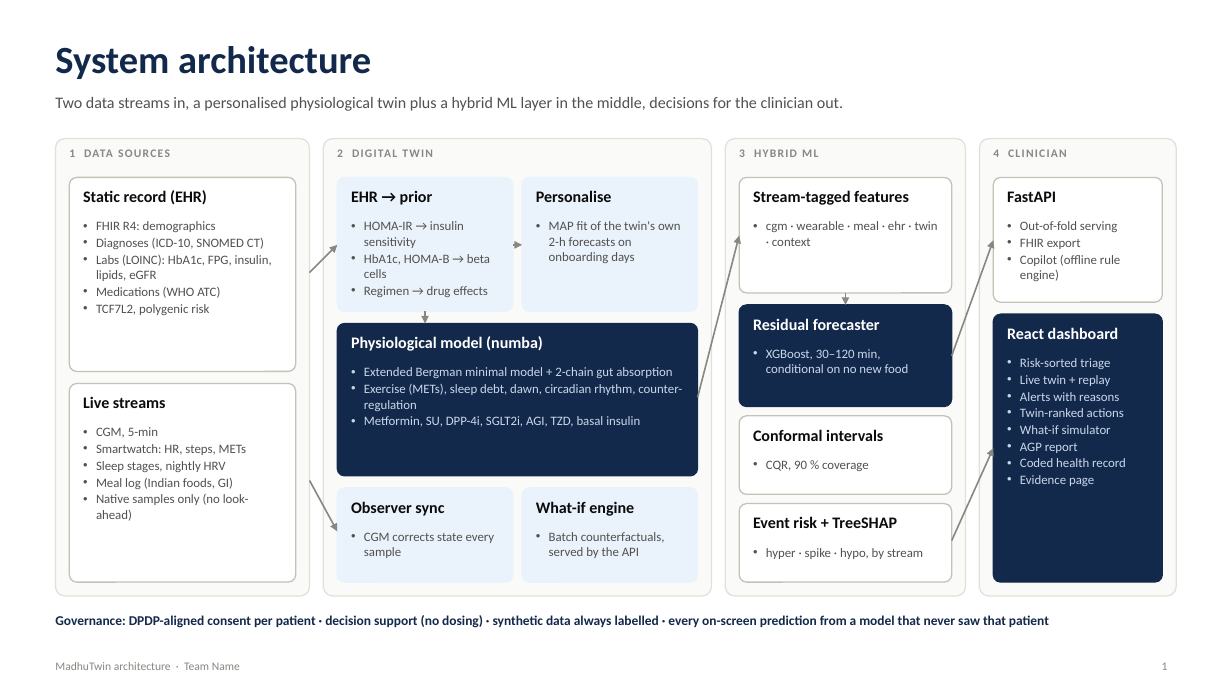
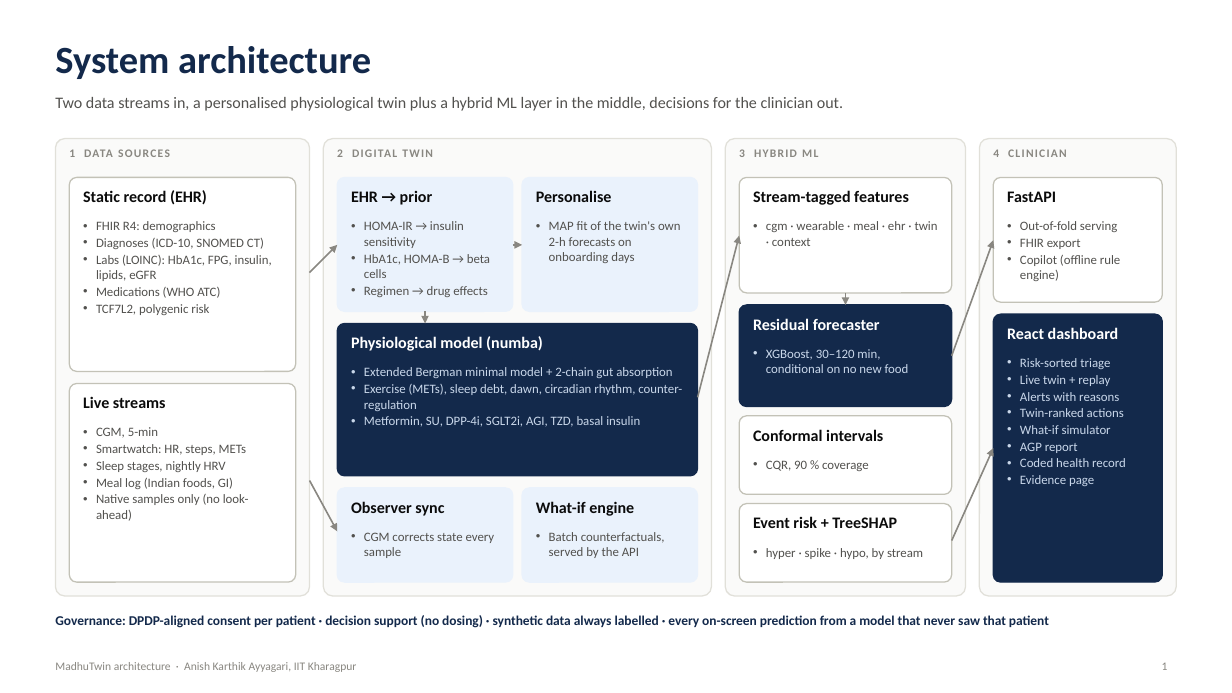
Before and after one commit to Realmer01/BioT_IIT_Kharagpur, a slide deck: slide 1 of docs/Architecture.pptx. Drawn at 1232x693 pixels with LibreOffice and Linux fonts; fonts in the diff are those of the drawing. Boxes give left, top, right and bottom in pixels: in the first picture for what was removed or moved away, otherwise in the second. Text is boxed around its words. In the diff, an @@ line names an element or a change of style, - is before the commit and + after.

Commit message:
Add presentation (PPTX and PDF) and refresh architecture diagram

```diff
--- a/docs/Architecture.pptx
+++ b/docs/Architecture.pptx
@@ text at [55,662,357,672]: text changed @@
-MadhuTwin architecture · Team Name
+MadhuTwin architecture · Anish Karthik Ayyagari, IIT Kharagpur
```
Also in this commit, not shown: 1 other slide changed, 3 other files.
